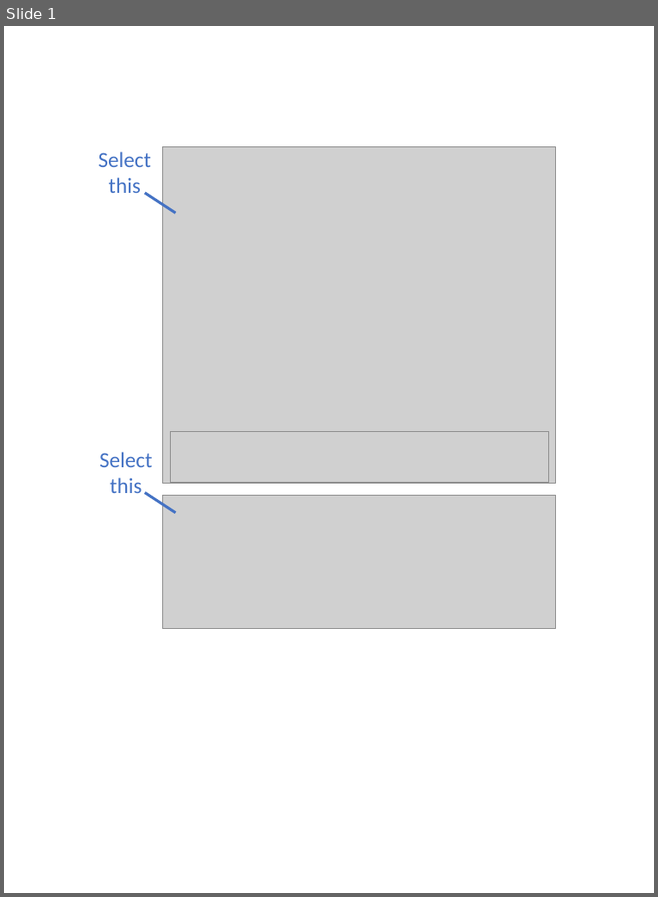
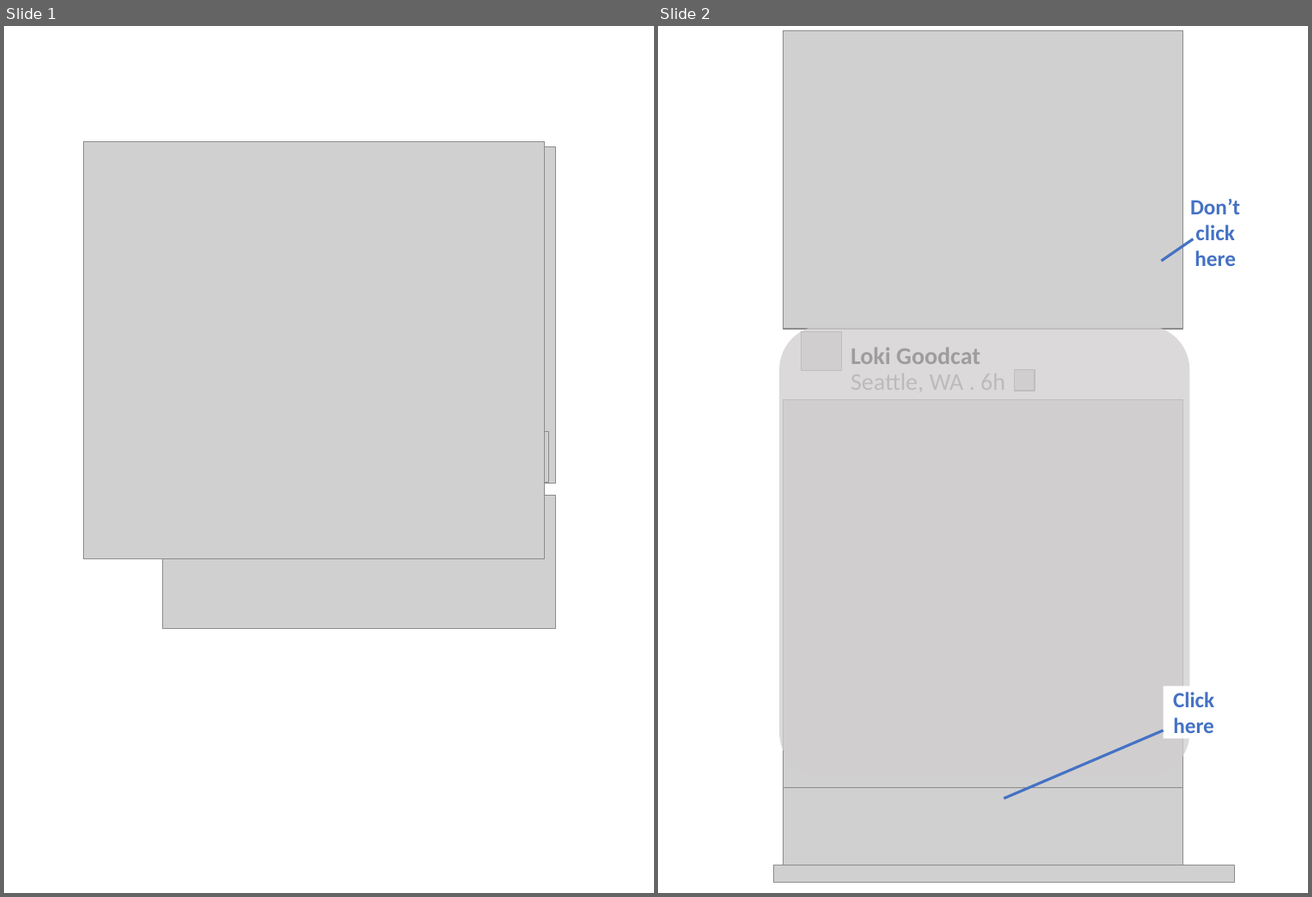
Before and after one commit to nbk5876/nbk5876.github.io, a slide deck: image/howToPost.pptx. Shown side by side, each under a label of ours: slide 1 before the commit, slides 1 and 2 after it. The pictures are 658x897 and 1312x897 pixels, drawn with LibreOffice and Linux fonts; fonts in the diff are those of the drawing; grey boxes stand for pictures. Boxes give left, top, right and bottom in pixels: in the first picture for what was removed or moved away, otherwise in the second. Text is boxed around its words. In the diff, an @@ line names an element or a change of style, - is before the commit and + after.

```diff
--- a/image/howToPost.pptx
+++ b/image/howToPost.pptx
@@ slide 2 added at bbox=[658, 26, 1308, 893], background #FFFFFF @@
@@ picture added at bbox=[783, 30, 1183, 329] @@
@@ text added at bbox=[1190, 199, 1240, 266], 18 pt, text #4472C4, bold @@
+Don’t click here
@@ line added from (1193, 239) to (1162, 261), #4472C4 2.25 pt @@
@@ rounded rectangle added at bbox=[779, 326, 1189, 777], fill #D0CECE at 76% opacity @@
@@ picture added at bbox=[802, 332, 843, 371] @@
@@ text added at bbox=[851, 348, 980, 364], 20 pt, text #000000, bold @@
+Loki Goodcat
@@ picture added at bbox=[1015, 370, 1035, 391] @@
@@ picture added at bbox=[783, 399, 1183, 787] @@
@@ rectangle added at bbox=[1164, 686, 1225, 739], fill #FFFFFF, 18 pt, text #4472C4, bold @@
+Click here
@@ line added from (1164, 729) to (1004, 798), #4472C4 2.25 pt @@
@@ picture added at bbox=[783, 751, 1183, 882] @@
@@ picture added at bbox=[773, 865, 1234, 882] @@
@@ slide 1 changed as well @@
@@ picture added at bbox=[83, 141, 544, 558] @@
@@ text removed at bbox=[99, 152, 151, 193] @@
-Select this
@@ line removed from (144, 193) to (176, 213) @@
@@ text removed at bbox=[99, 452, 152, 493] @@
-Select this
@@ line removed from (144, 492) to (176, 512) @@
```
Also in this commit, not shown: 2 other files.
